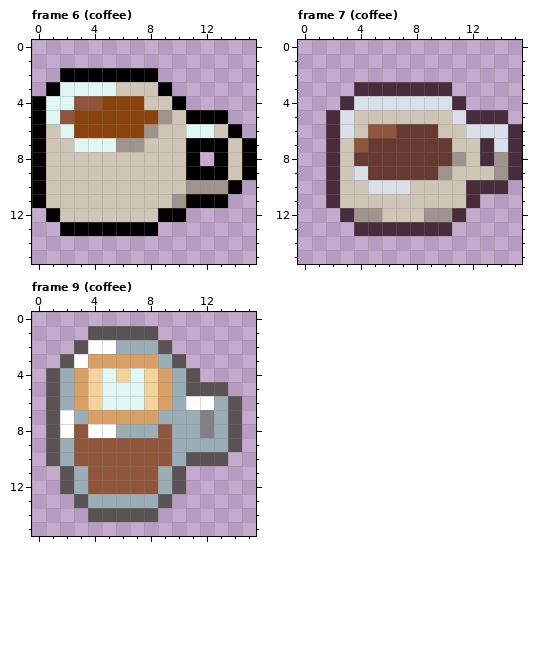
A pixel-art file gets an edit: res/ase/props.aseprite. Above is the file before it was changed.
16x16 pixels, 12 frames. Shown: frame 6 (coffee), frame 7 (coffee), frame 9 (coffee). The commit also changed other frames, which this record leaves out.
Now the later version:
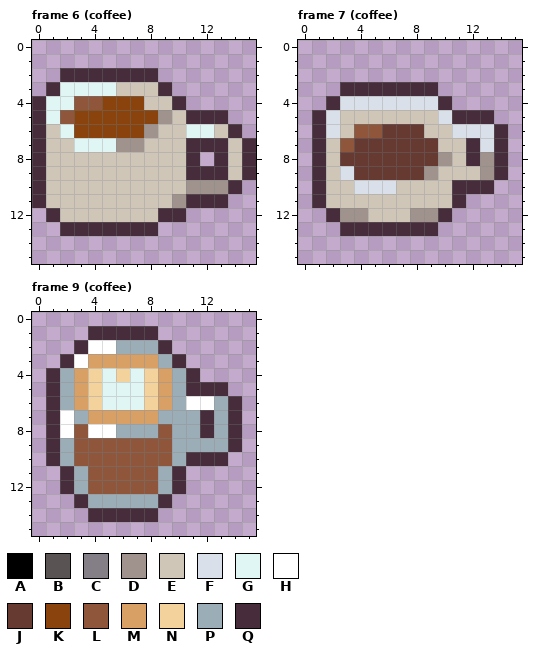
Palette (. is transparent): A #000000  B #5a5353  C #847e87  D #a0938e  E #cfc6b8  F #dae0ea  G #dff6f5  H #ffffff  J #663931  K #8a430c  L #8f563b  M #d9a066  N #f4d29c  P #9badb7  Q #472d3c
Changes in this commit:
Frame 6 (coffee):
y 2: x 2..8 AAAAAAA -> QQQQQQQ
y 3: x 1 A -> Q; x 9 A -> Q
y 4: x 0 A -> Q; x 10 A -> Q
y 5: x 0 A -> Q; x 11..13 AAA -> QQQ
y 6: x 0 A -> Q; x 14 A -> Q
y 7: x 0 A -> Q; x 11..13 AAA -> QQQ; x 15 A -> Q
y 8: x 0 A -> Q; x 11 A -> Q; x 13 A -> Q; x 15 A -> Q
y 9: x 0 A -> Q; x 11..13 AAA -> QQQ; x 15 A -> Q
y 10: x 0 A -> Q; x 14 A -> Q
y 11: x 0 A -> Q; x 11..13 AAA -> QQQ
y 12: x 1 A -> Q; x 9..10 AA -> QQ
y 13: x 2..8 AAAAAAA -> QQQQQQQ
Frame 7 (coffee):
y 3: x 3 . -> Q; x 10 Q -> .
y 4: x 2..3 .Q -> QF; x 10..11 FQ -> Q.
y 5: x 1..3 .QF -> QFE; x 10..11 EF -> FQ; x 14 Q -> .
y 6: x 1..4 .QFE -> QFEL; x 6 L -> J; x 9 J -> E; x 11 E -> F; x 14..15 FQ -> Q.
y 7: x 1..4 .QEL -> QELJ; x 10 J -> E; x 12..15 EQFQ -> QFQ.
y 8: x 1..3 .QE -> QEJ; x 10..15 JDEQDQ -> DEQDQ.
y 9: x 1..4 .QEF -> QEFJ; x 9..10 JD -> DE; x 13..15 EDQ -> DQ.
y 10: x 1..2 .Q -> QE; x 4 E -> F; x 7 F -> E; x 11 E -> Q; x 14 Q -> .
y 11: x 1..2 .Q -> QE; x 11..12 EQ -> Q.
y 12: x 2..3 .Q -> QD; x 5 D -> E; x 8 E -> D; x 10..11 DQ -> Q.
y 13: x 3 . -> Q; x 10 Q -> .
Frame 9 (coffee):
y 1: x 4..8 BBBBB -> QQQQQ
y 2: x 3 B -> Q; x 9 B -> Q
y 3: x 2 B -> Q; x 10 B -> Q
y 4: x 1 B -> Q; x 11 B -> Q
y 5: x 1 B -> Q; x 11..13 BBB -> QQQ
y 6: x 1 B -> Q; x 14 B -> Q
y 7..8: x 1 B -> Q; x 12 C -> Q; x 14 B -> Q
y 9: x 1 B -> Q; x 14 B -> Q
y 10: x 1 B -> Q; x 11..13 BBB -> QQQ
y 11..12: x 2 B -> Q; x 10 B -> Q
y 13: x 3 B -> Q; x 9 B -> Q
y 14: x 4..8 BBBBB -> QQQQQ
